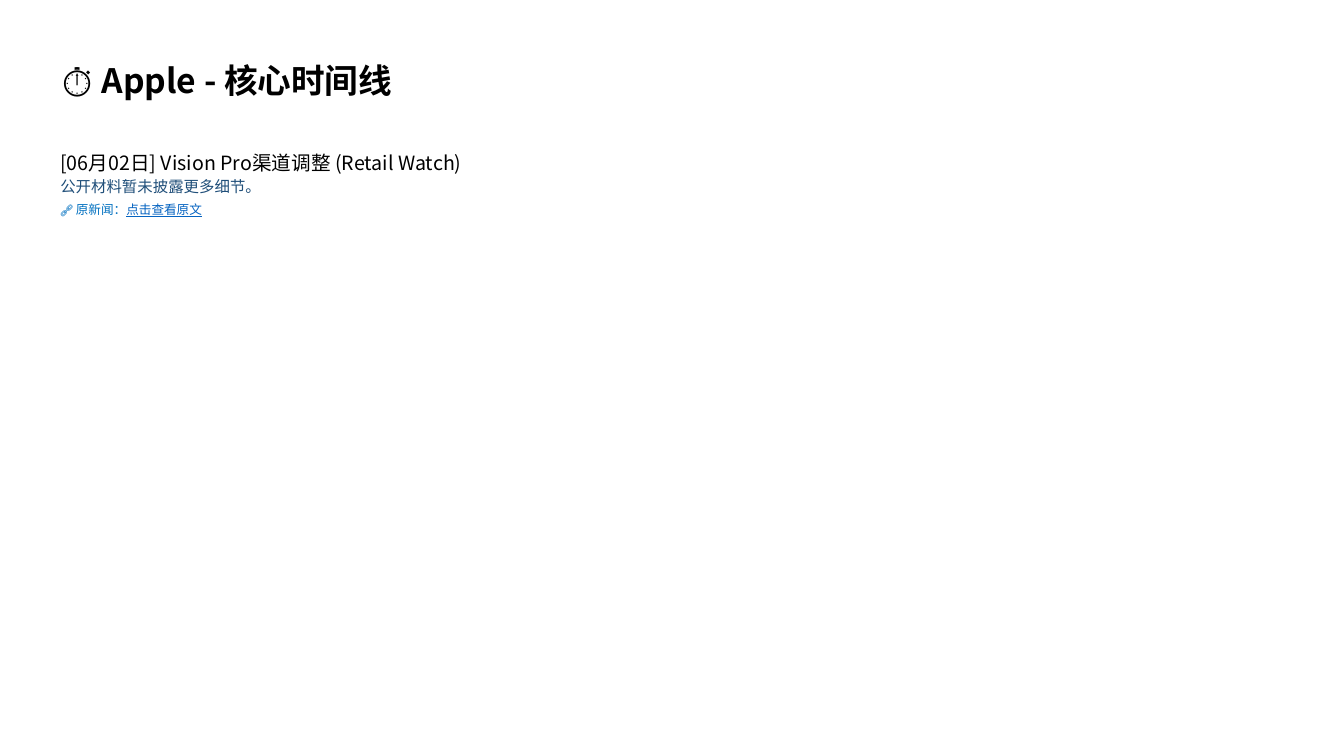
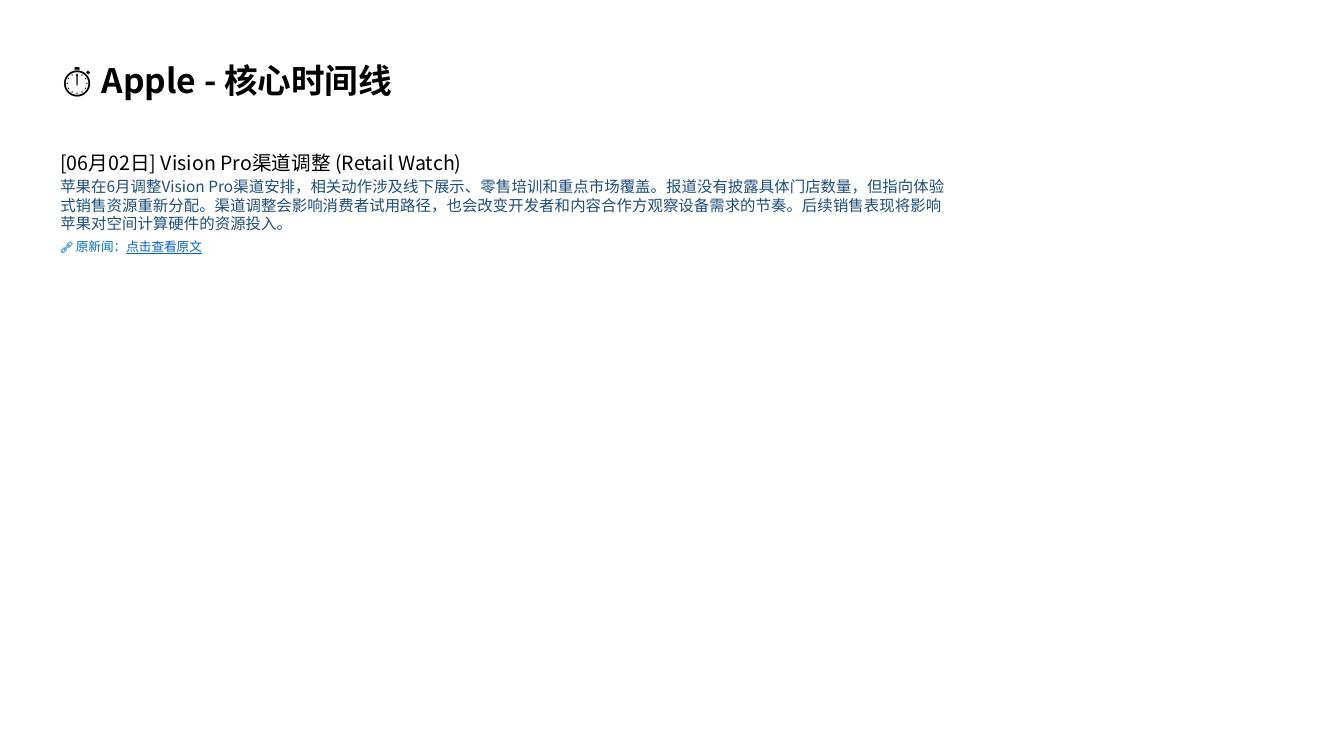
Before and after one commit to Sna9e/News, a slide deck: slide 4 of stub_validation_channel1_timeline_apple.pptx. Drawn at 1344x756 pixels with LibreOffice and Linux fonts; fonts in the diff are those of the drawing. Boxes give left, top, right and bottom in pixels: in the first picture for what was removed or moved away, otherwise in the second. Text is boxed around its words. In the diff, an @@ line names an element or a change of style, - is before the commit and + after.

```diff
--- a/stub_validation_channel1_timeline_apple.pptx
+++ b/stub_validation_channel1_timeline_apple.pptx
@@ text at (x1=60, y1=179, x2=944, y2=231): text changed @@
-公开材料暂未披露更多细节。
+苹果在6月调整Vision Pro渠道安排，相关动作涉及线下展示、零售培训和重点市场覆盖。报道没有披露具体门店数量，但指向体验式销售资源重新分配。渠道调整会影响消费者试用路径，也会改变开发者和内容合作方观察设备需求的节奏。后续销售表现将影响苹果对空间计算硬件的资源投入。
```
Also in this commit, not shown: 2 other slides changed, 23 other files.
